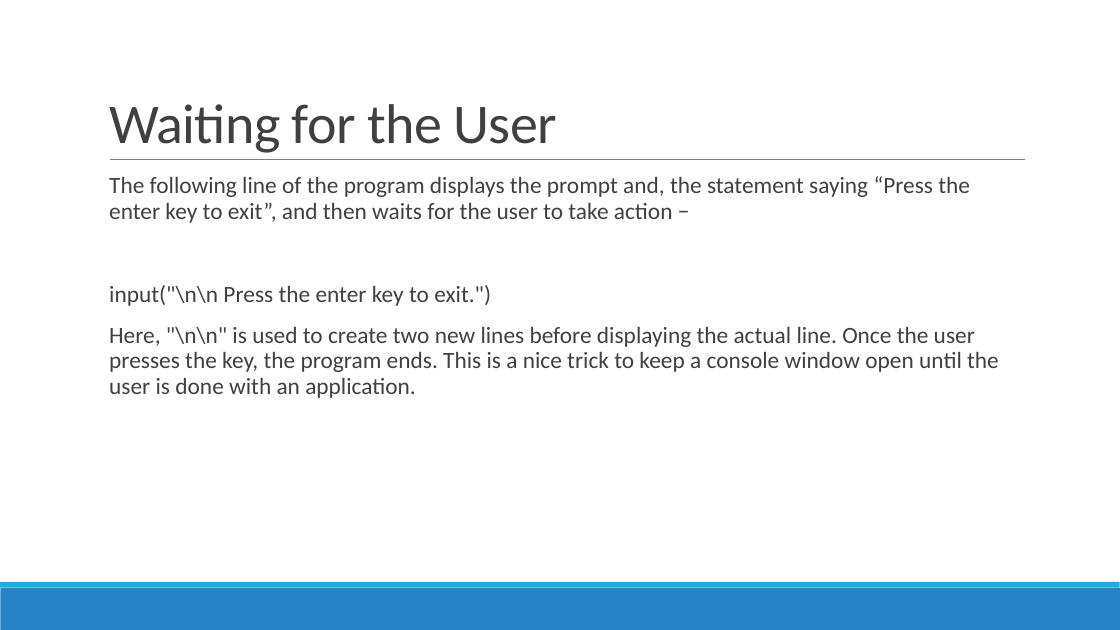
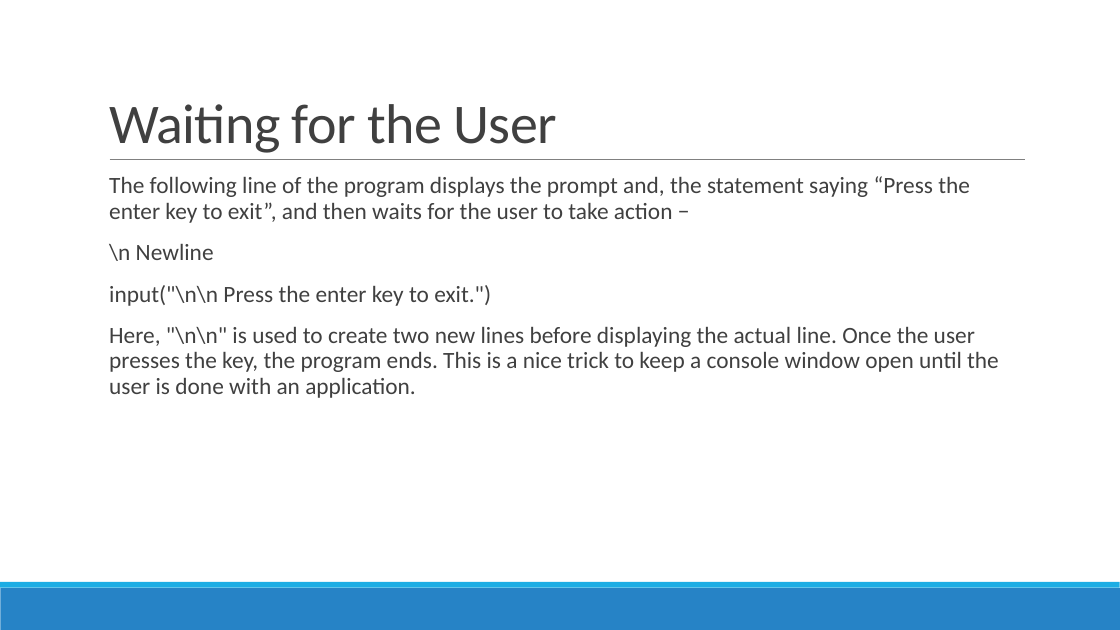
Before and after one commit to siddharth1k/Building-Web-Applications-with-Python, a slide deck: slide 13 of Session5 -Python.pptx. Drawn at 1120x630 pixels with LibreOffice and Linux fonts; fonts in the diff are those of the drawing. Boxes give left, top, right and bottom in pixels: in the first picture for what was removed or moved away, otherwise in the second. Text is boxed around its words. In the diff, an @@ line names an element or a change of style, - is before the commit and + after.

```diff
--- a/Session5 -Python.pptx
+++ b/Session5 -Python.pptx
@@ text at bbox=[109, 244, 214, 261]: paragraph added @@
+  \n Newline
```
Also in this commit, not shown: 1 other slide changed.
